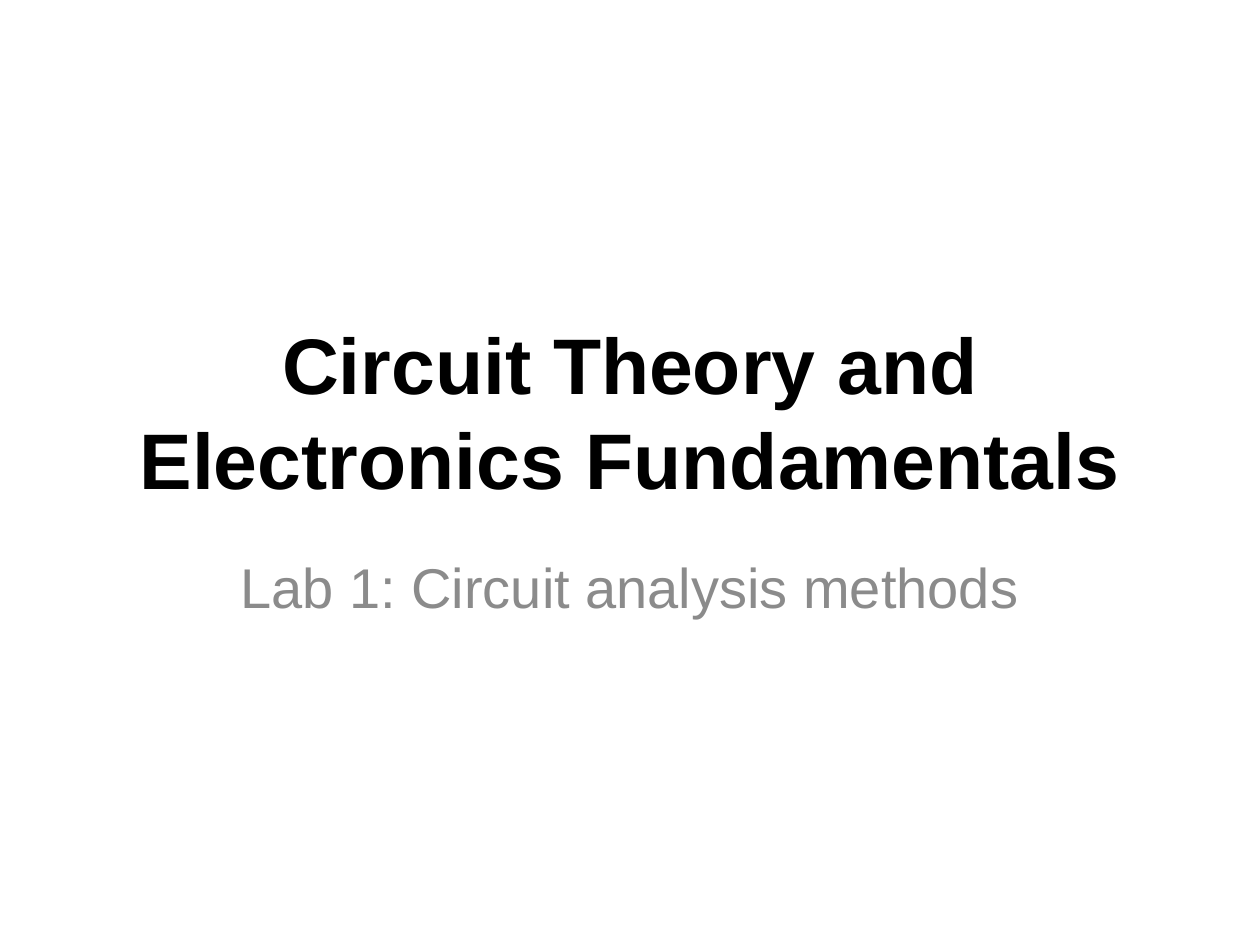
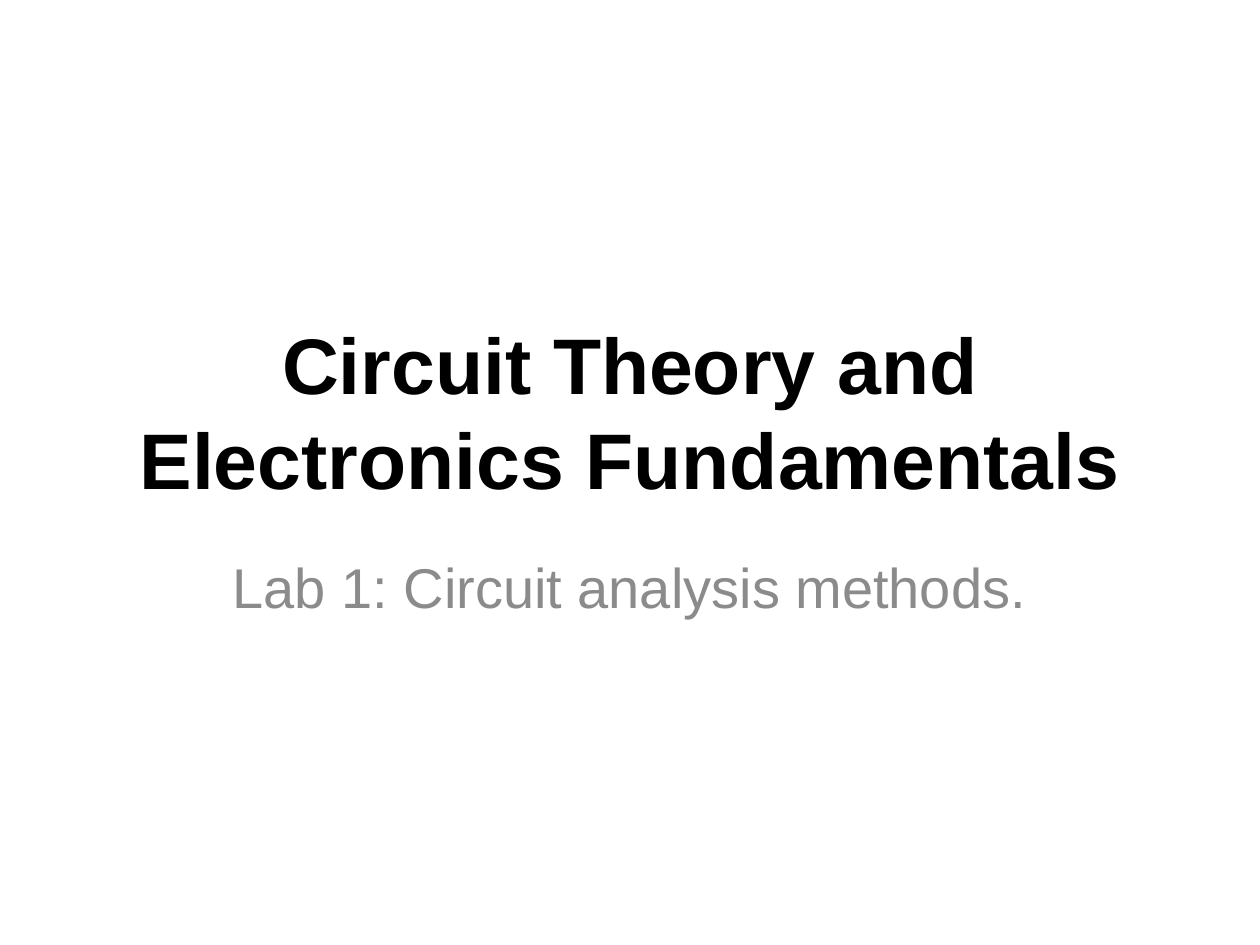
Before and after one commit to francisco-dores/ist-tcfe, a slide deck: slide 1 of t1/t1.odp. Drawn at 1260x945 pixels with LibreOffice and Linux fonts; fonts in the diff are those of the drawing; background and template pictures are left out. Boxes give left, top, right and bottom in pixels: in the first picture for what was removed or moved away, otherwise in the second. Text is boxed around its words. In the diff, an @@ line names an element or a change of style, - is before the commit and + after.

Commit message:
teste

```diff
--- a/t1/t1.odp
+++ b/t1/t1.odp
@@ subtitle at (x1=233, y1=567, x2=1026, y2=619): text changed @@
-Lab 1: Circuit analysis methods
+Lab 1: Circuit analysis methods.
```
